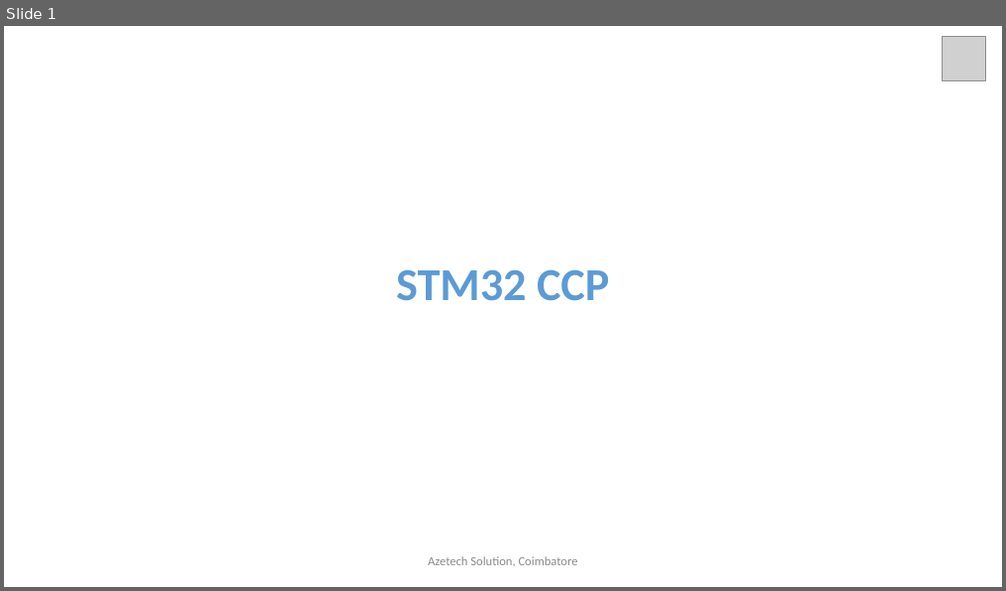
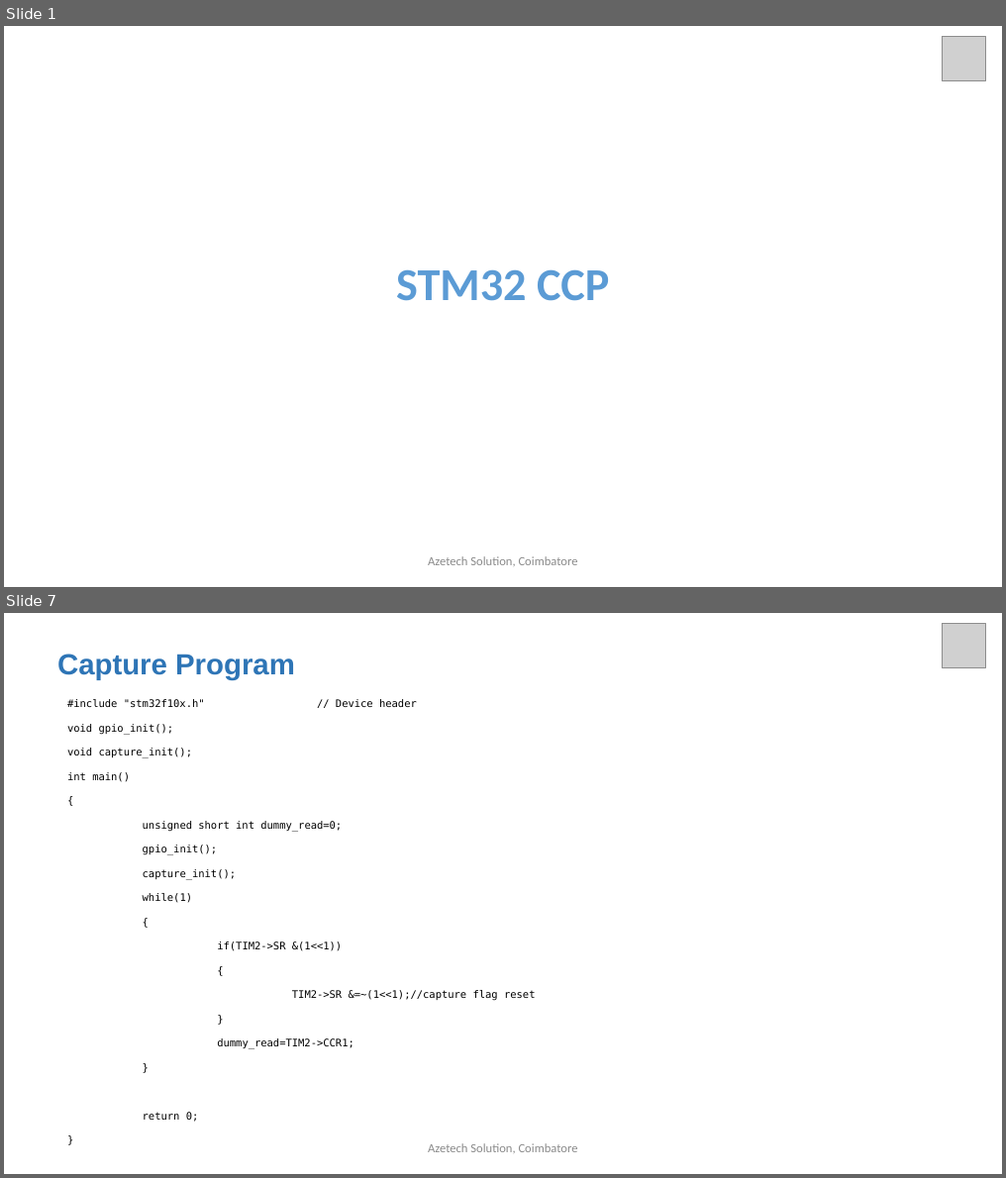
Before and after one commit to arulnelson/AZETECH-CLASS-NOTES, a slide deck: STM32_DOCS/STM32_CCP.pptx. Shown one above the other, each under a label of ours: slide 1 before the commit, slides 1 and 7 after it; the slides between them are not shown. The pictures are 1006x591 and 1006x1178 pixels, drawn with LibreOffice and Linux fonts; fonts in the diff are those of the drawing; grey boxes stand for pictures. Boxes give left, top, right and bottom in pixels: in the first picture for what was removed or moved away, otherwise in the second. Text is boxed around its words. In the diff, an @@ line names an element or a change of style, - is before the commit and + after.

```diff
--- a/STM32_DOCS/STM32_CCP.pptx
+++ b/STM32_DOCS/STM32_CCP.pptx
@@ slide 7 added at <box>4,613,1002,1174</box>, background #FFFFFF @@
@@ picture added at <box>943,624,986,667</box> @@
@@ text added at <box>57,654,295,680</box>, 28 pt, text #2E75B6, bold @@
+Capture Program
@@ text added at <box>67,699,536,1122</box>, 10 pt, text #000000 @@
+#include "stm32f10x.h" // Device header
+void gpio_init();
+void capture_init();
+int main()
+{
+unsigned short int dummy_read=0;
+gpio_init();
+capture_init();
+while(1)
+{
+if(TIM2->SR &(1<<1))
+{
+TIM2->SR &=~(1<<1);//capture flag reset
+}
+dummy_read=TIM2->CCR1;
+}
+return 0;
+}
@@ text added at <box>428,1144,578,1154</box>, 12 pt, text #8C8C8C @@
+Azetech Solution, Coimbatore
```
Also in this commit, not shown: 2 slides changed, 17 other slides added, 7 slides removed.
